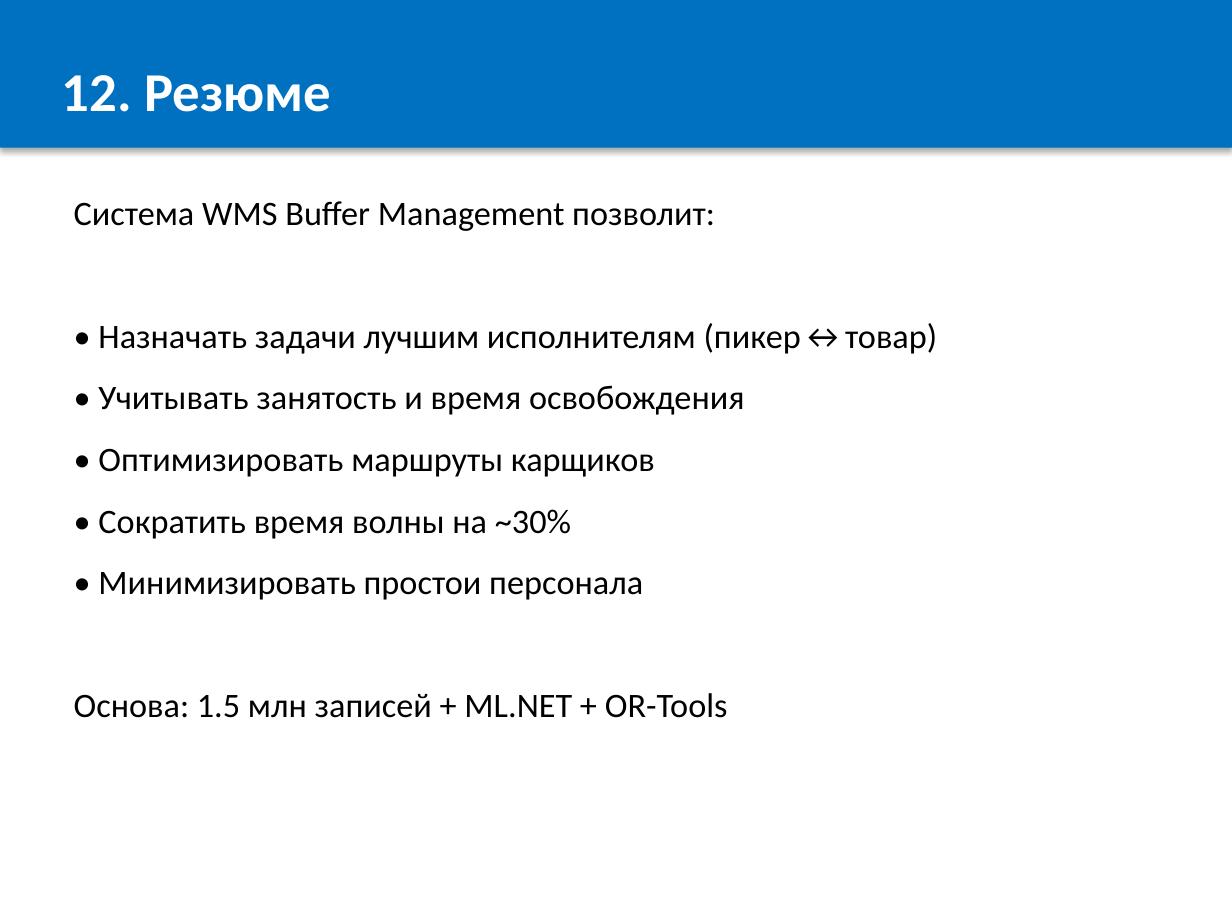
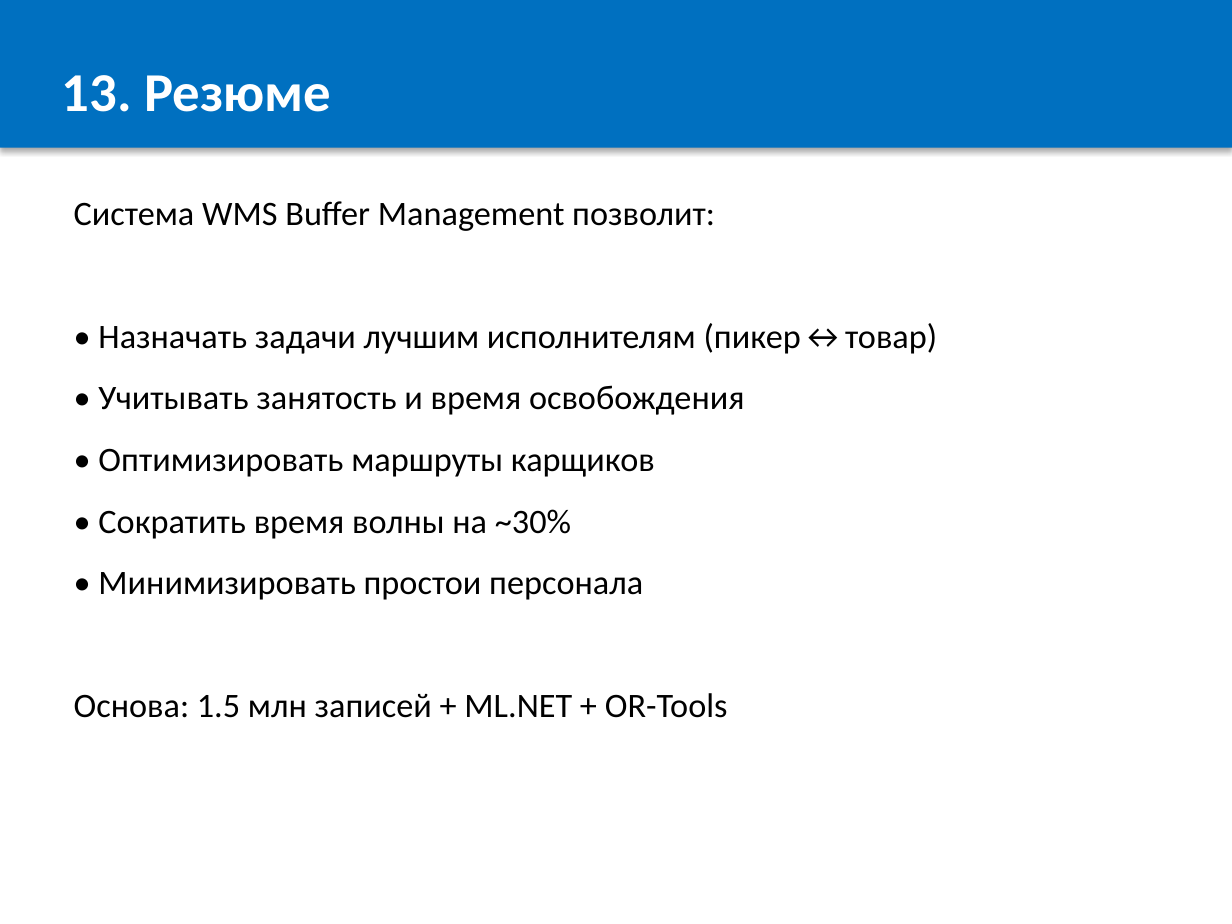
Before and after one commit to OnicaIon/WMSOpti, a slide deck: slide 14 of docs/WMS_Buffer_Optimization.pptx (slide 13 before the commit). Drawn at 1232x924 pixels with LibreOffice and Linux fonts; fonts in the diff are those of the drawing. Boxes give left, top, right and bottom in pixels: in the first picture for what was removed or moved away, otherwise in the second. Text is boxed around its words. In the diff, an @@ line names an element or a change of style, - is before the commit and + after.

```diff
--- a/docs/WMS_Buffer_Optimization.pptx
+++ b/docs/WMS_Buffer_Optimization.pptx
@@ text in rectangle at box(62, 75, 331, 112): text changed @@
-12. Резюме
+13. Резюме
```
Also in this commit, not shown: 5 other slides changed, 1 slide added, 2 other files.
